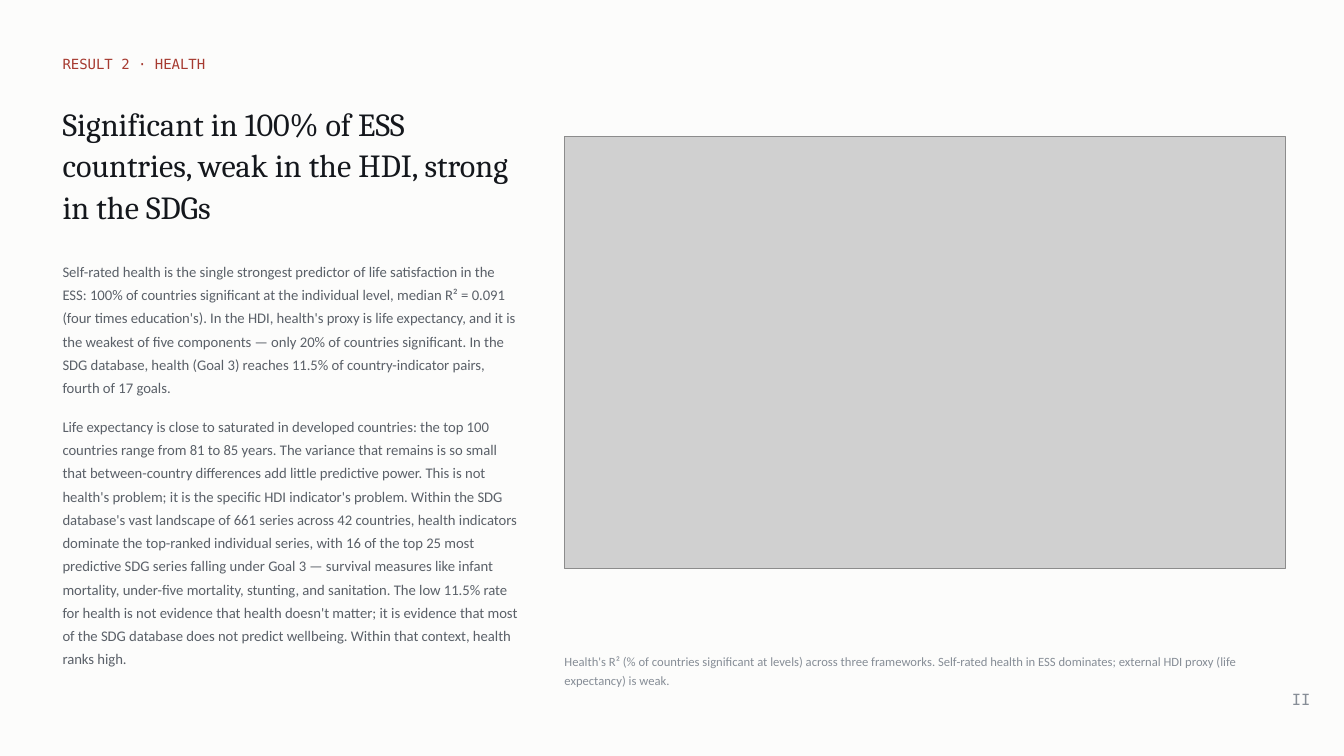
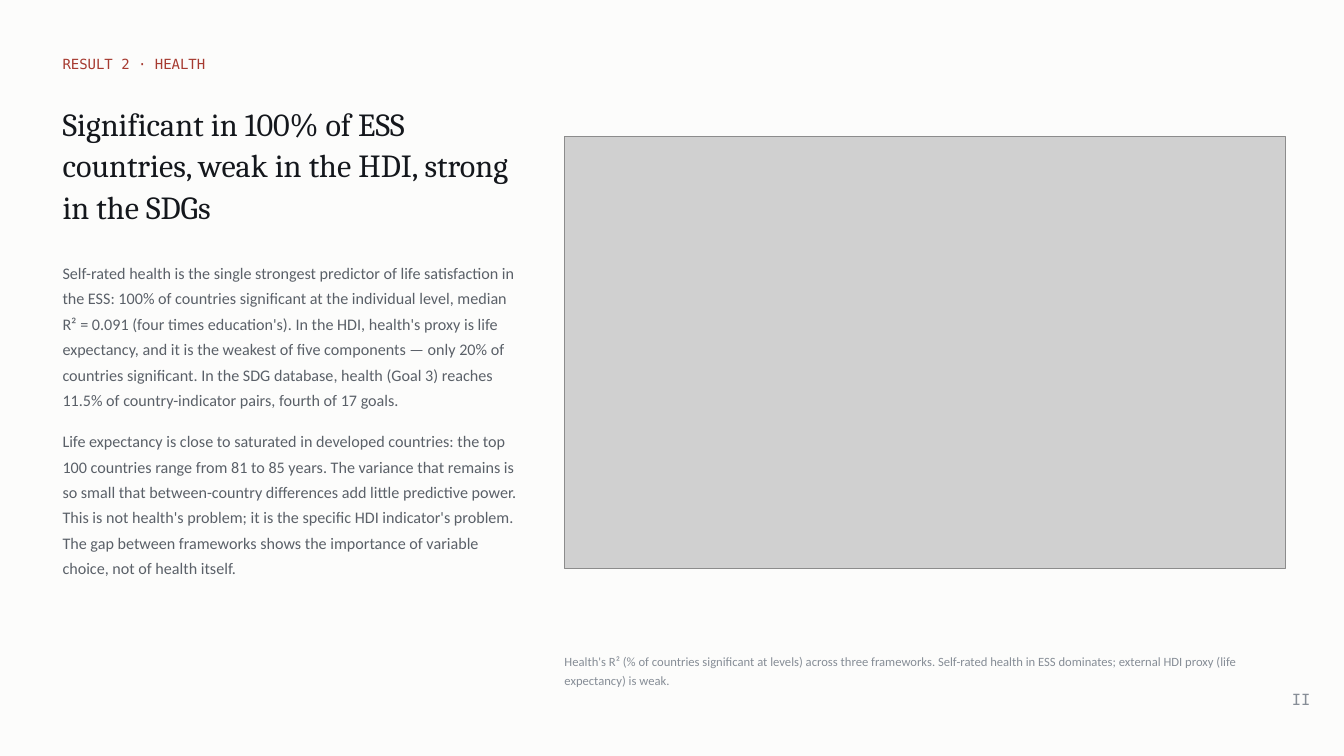
Before and after one commit to cwejnert/HDI-Happiness, a slide deck: slide 13 of deck/Measured_Where_It_Varies.pptx (slide 12 before the commit). Drawn at 1344x756 pixels with LibreOffice and Linux fonts; fonts in the diff are those of the drawing; grey boxes stand for pictures. Boxes give left, top, right and bottom in pixels: in the first picture for what was removed or moved away, otherwise in the second. Text is boxed around its words. In the diff, an @@ line names an element or a change of style, - is before the commit and + after.

```diff
--- a/deck/Measured_Where_It_Varies.pptx
+++ b/deck/Measured_Where_It_Varies.pptx
@@ text at [63, 268, 514, 409]: size 10.5 to 11.5 pt in "Self-rated health is the single strongest predictor ..." @@
@@ text at [63, 436, 516, 576]: text changed; size 10.5 to 11.5 pt @@
-Life expectancy is close to saturated in developed countries: the top 100 countries range from 81 to 85 years. The variance that remains is so small that between-country differences add little predictive power. This is not health's problem; it is the specific HDI indicator's problem. Within the SDG database's vast landscape of 661 series across 42 countries, health indicators dominate the top-ranked individual series, with 16 of the top 25 most predictive SDG series falling under Goal 3 — survival measures like infant mortality, under-five mortality, stunting, and sanitation. The low 11.5% rate for health is not evidence that health doesn't matter; it is evidence that most of the SDG database does not predict wellbeing. Within that context, health ranks high.
+Life expectancy is close to saturated in developed countries: the top 100 countries range from 81 to 85 years. The variance that remains is so small that between-country differences add little predictive power. This is not health's problem; it is the specific HDI indicator's problem. The gap between frameworks shows the importance of variable choice, not of health itself.
```
Also in this commit, not shown: 7 other slides changed, 5 slides added, 1 other file.
